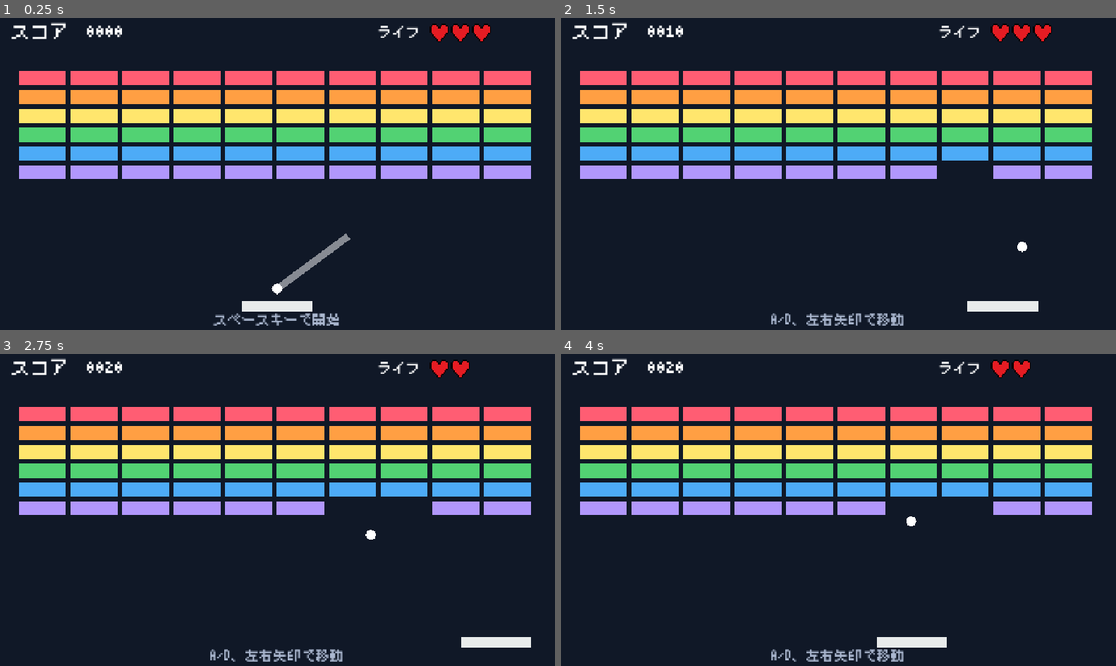
Above: before the commit, frames 1-4 (two rows, left to right).
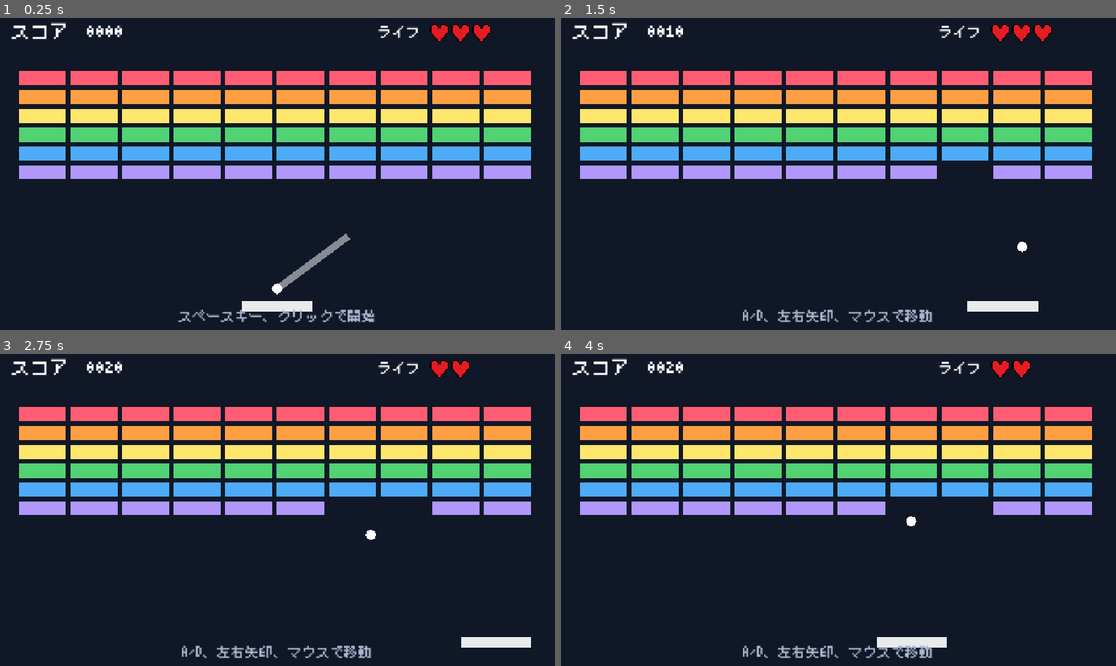
Above: after the commit, the same moments.

Repository: ittokunvim/example-godot
Game: Godot game, scene res://main.tscn
Same seed, same stepped clock (60 frames per second), same inputs: the game is played once before the commit and once after it.
Inputs (mouse positions are in pixels of both pictures, inside the frame that each line leads up to):
- Up to frame 1 (0.25 s): no input
- Up to frame 2 (1.5 s): tap Enter (ui_accept) at 0.5, 1.35 s; move the mouse to (960, 155) at 0.52 s; hold D (move_right) 0.53-1.28 s; hold Enter (ui_accept) 0.53-1.28 s; click (960, 155) at 0.67 s; move the mouse to (727, 186) at 1.27 s; hold A (move_left) from 1.28 s (still down); click (727, 186) at 1.42 s
- Up to frame 3 (2.75 s): tap Enter (ui_accept) at 1.52, 1.82 s; move the mouse to (333, 438) at 2.02 s; release A (move_left) at 2.03 s; hold D (move_right) from 2.03 s (still down); hold Enter (ui_accept) from 2.03 s (still down); click (333, 438) at 2.17 s
- Up to frame 4 (4 s): move the mouse to (810, 569) at 2.77 s; release Enter (ui_accept) at 2.78 s; tap Enter (ui_accept) at 2.85, 3.02, 3.32 s; click (810, 569) at 2.92 s; move the mouse to (1005, 553) at 3.52 s; release D (move_right) at 3.53 s; hold A (move_left) from 3.53 s (still down); hold Enter (ui_accept) from 3.53 s (still down); click (1005, 553) at 3.67 s

The runs differ from the first frame. In frame 1, 0.8% of the frame differs, in the area x 32-68%, y 93-99%; in frame 2, 0.9%, in the area x 32-67%, y 93-99%; in frame 3, 0.9%; in frame 4, 0.9%.

Commit message:
fix(breakout): paddle movement (#41)
* fix(breakout): paddle movement

Issue: #37

マウスでパドルの操作を可能にする

* fix codes

Diff:
--- a/breakout/game.gd
+++ b/breakout/game.gd
@@ -27,16 +27,16 @@
 	bricks.brick_destroyed.connect(_on_brick_destroyed)
 	hud.setup_hearts(MAX_LIVES)
 	hud.update_score(_score)
-	hud.set_description("スペースキーで開始")
+	hud.set_description("スペースキー、クリックで開始")
 
 
-func _unhandled_input(event: InputEvent) -> void:
+func _input(event: InputEvent) -> void:
 	if _state == GameState.PLAYING:
 		return
 
 	if _state == GameState.WAITING_TO_LAUNCH and _is_launch_requested(event):
 		_start_game()
-	elif _state == GameState.GAME_OVER and event.is_action_pressed("ui_accept"):
+	elif _state == GameState.GAME_OVER and _is_launch_requested(event):
 		_restart_game()
 
 
@@ -50,7 +50,7 @@
 	ball.launch()
 	_state = GameState.PLAYING
 	hud.hide_overlay()
-	hud.set_description("A/D、左右矢印で移動")
+	hud.set_description("A/D、左右矢印、マウスで移動")
 
 
 func _restart_game() -> void:
@@ -68,7 +68,7 @@
 	paddle.set_active(true)
 	hud.update_score(_score)
 	hud.hide_overlay()
-	hud.set_description("スペースキーで開始")
+	hud.set_description("スペースキー、クリックで開始")
 
 
 func _on_brick_destroyed() -> void:
@@ -78,7 +78,7 @@
 	_score += 10
 	hud.update_score(_score)
 	if bricks.remaining == 0:
-		_finish_game("すべてのブロックを破壊！ スペースキーで再挑戦", game_clear_sound)
+		_finish_game("すべてのブロックを破壊！ スペースキー、クリックで再挑戦", game_clear_sound)
 
 
 func _on_loss_zone_body_entered(body: Node2D) -> void:
@@ -88,7 +88,7 @@
 	_lose_life()
 	hud.update_score(_score)
 	if _lives <= 0:
-		_finish_game("ゲームオーバー - スペースキーでリトライ", game_over_sound)
+		_finish_game("ゲームオーバー スペースキー、クリックでリトライ", game_over_sound)
 		return
 
 	ball.reset()
--- a/breakout/main.tscn
+++ b/breakout/main.tscn
@@ -140,13 +140,20 @@
 offset_bottom = 52.0
 
 [node name="Description" type="Label" parent="UI/HUD" unique_id=1099034850]
-layout_mode = 0
-offset_left = 230.0
-offset_top = 512.0
-offset_right = 730.0
-offset_bottom = 536.0
+layout_mode = 1
+anchors_preset = 7
+anchor_left = 0.5
+anchor_top = 1.0
+anchor_right = 0.5
+anchor_bottom = 1.0
+offset_left = -250.0
+offset_top = -34.0
+offset_right = 250.0
+grow_horizontal = 2
+grow_vertical = 0
 theme_override_colors/font_color = Color(0.666667, 0.717647, 0.811765, 1)
-text = "A/D、左右矢印で移動"
+theme_override_font_sizes/font_size = 24
+text = "A/D、左右矢印、マウスで移動"
 horizontal_alignment = 1
 
 [node name="Overlay" type="PanelContainer" parent="UI/HUD" unique_id=164047365]
--- a/breakout/paddle.gd
+++ b/breakout/paddle.gd
@@ -7,6 +7,7 @@
 const HORIZONTAL_MARGIN := 16.0
 
 var _active := true
+var _using_keyboard := false
 var _initial_position := Vector2.ZERO
 
 
@@ -14,13 +15,27 @@
 	_initial_position = position
 
 
+func _input(event: InputEvent) -> void:
+	if event is InputEventMouseMotion:
+		_using_keyboard = false
+
+
 func _physics_process(delta: float) -> void:
 	if not _active:
 		return
 
 	var input := Input.get_axis("move_left", "move_right")
+
+	if input != 0.0:
+		_using_keyboard = true
+
+	if _using_keyboard:
+		position.x += input * MOVE_SPEED * delta
+	else:
+		position.x = get_global_mouse_position().x
+
 	position.x = clampf(
-		position.x + input * MOVE_SPEED * delta,
+		position.x,
 		HORIZONTAL_MARGIN + HALF_WIDTH,
 		get_viewport_rect().size.x - HORIZONTAL_MARGIN - HALF_WIDTH
 	)
@@ -28,6 +43,7 @@
 
 func reset() -> void:
 	position = _initial_position
+	_using_keyboard = false
 
 
 func set_active(active: bool) -> void:
